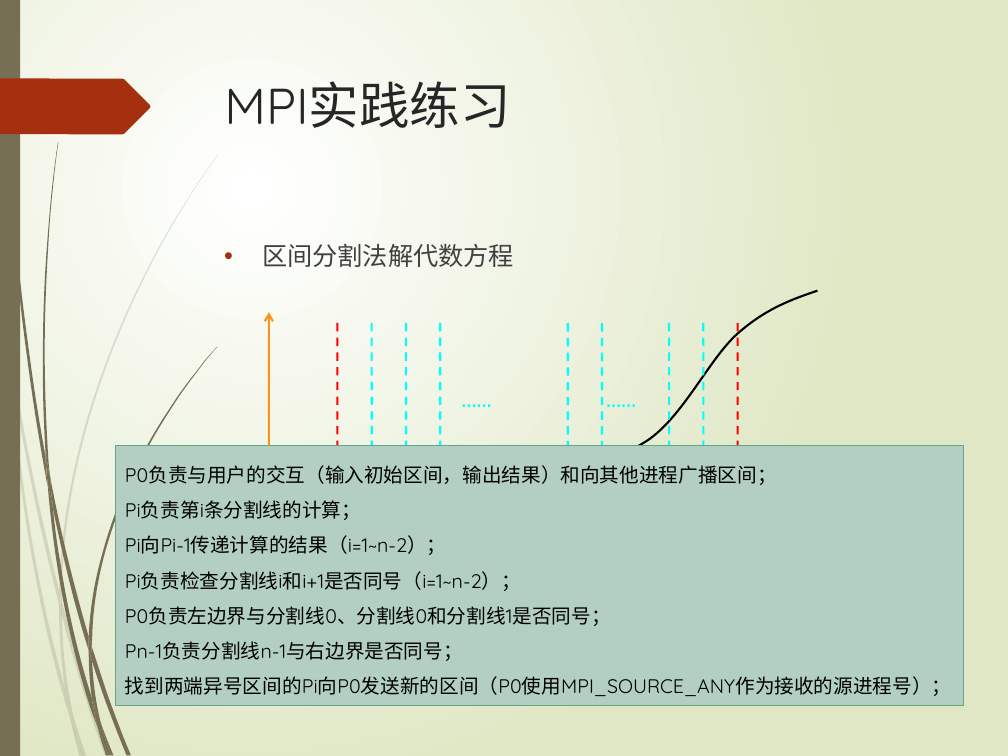
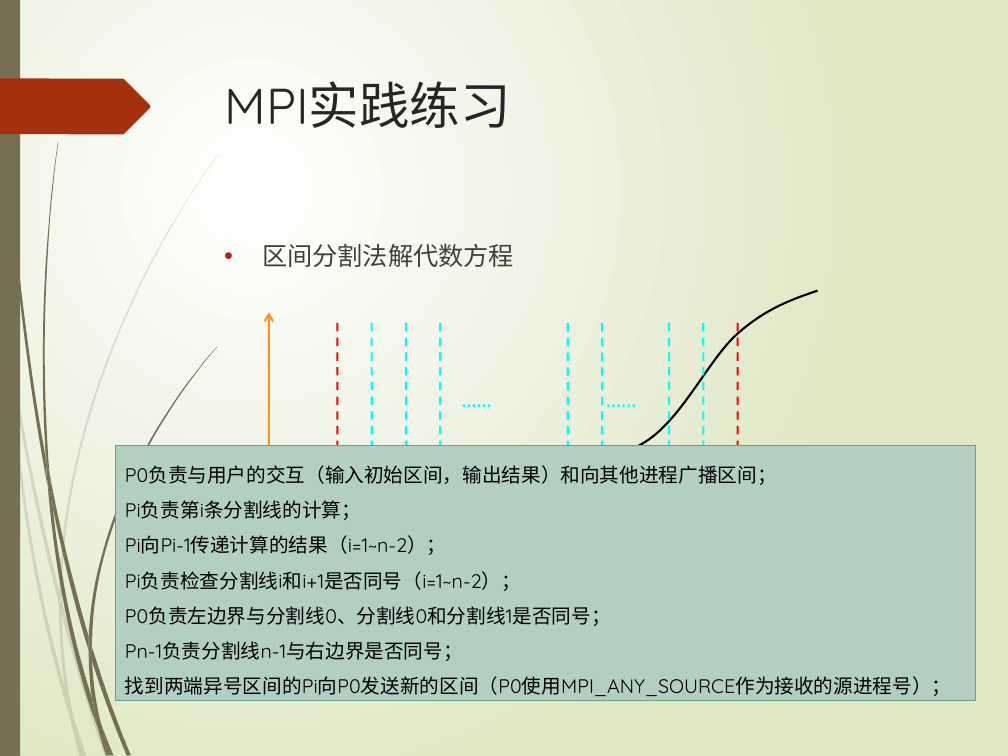
Before and after one commit to TeacherPeng/Parallel, a slide deck: slide 41 of 教案/MPI并行程序设计.pptx. Drawn at 1008x756 pixels with LibreOffice and Linux fonts; fonts in the diff are those of the drawing. Boxes give left, top, right and bottom in pixels: in the first picture for what was removed or moved away, otherwise in the second. Text is boxed around its words. In the diff, an @@ line names an element or a change of style, - is before the commit and + after.

```diff
--- a/教案/MPI并行程序设计.pptx
+++ b/教案/MPI并行程序设计.pptx
@@ rectangle "P0负责与用户的交互（输入初始区间，输出结果）和向其他进程广播区间；" resized from (x1=115, y1=446, x2=964, y2=705) to (x1=115, y1=446, x2=975, y2=701) @@
@@ text in rectangle at (x1=125, y1=676, x2=951, y2=696): text changed @@
-找到两端异号区间的Pi向P0发送新的区间（P0使用MPI_SOURCE_ANY作为接收的源进程号）；
+找到两端异号区间的Pi向P0发送新的区间（P0使用MPI_ANY_SOURCE作为接收的源进程号）；
```
Also in this commit, not shown: 1 other slide changed.
